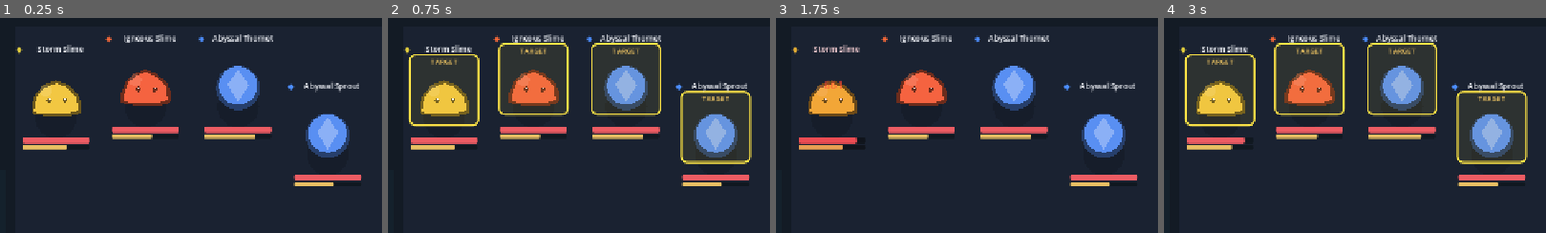
Above: before the commit, frames 1-4 (left to right).
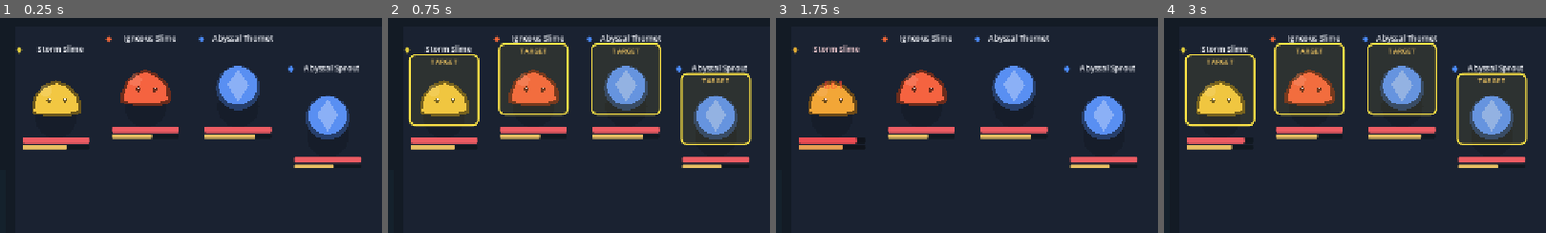
Above: after the commit, the same moments.

Repository: Akharyuu/monster-rpg
Game: Godot game, scene res://scenes/battle/battle_screen.tscn
Same seed, same stepped clock (60 frames per second), same inputs: the game is played once before the commit and once after it.
Inputs (mouse positions are % of the whole screen's width and height, from its top left):
- Up to frame 1 (0.25 s): no input
- Up to frame 2 (0.75 s): click "S1" at 0.5 s
- Up to frame 3 (1.75 s): click (57, 23) at 1.27 s
- Up to frame 4 (3 s): click "P1" at 2 s; click "S2" at 2.75 s
The pictures show only the part of the screen within x 50-100%, y 5-55%; the shares and areas given below are measured in that part.

The runs differ from the first frame. In frame 1, 4.7% of the frame differs, in the area x 75-95%, y 21-79%; in frame 2, 5.6%; in frame 3, 4.7%; in frame 4, 5.6%, in the area x 75-96%, y 21-79%.

Commit message:
style: align enemy 3–4 vertical gap with ally 1–2

Diff:
--- a/godot/scenes/battle/battle_screen.gd
+++ b/godot/scenes/battle/battle_screen.gd
@@ -155,7 +155,7 @@
         Vector2(665, 78),
         Vector2(815, 60),
         Vector2(970, 60),
-        Vector2(1120, 140)
+        Vector2(1120, 110)
     ]
 }
 
